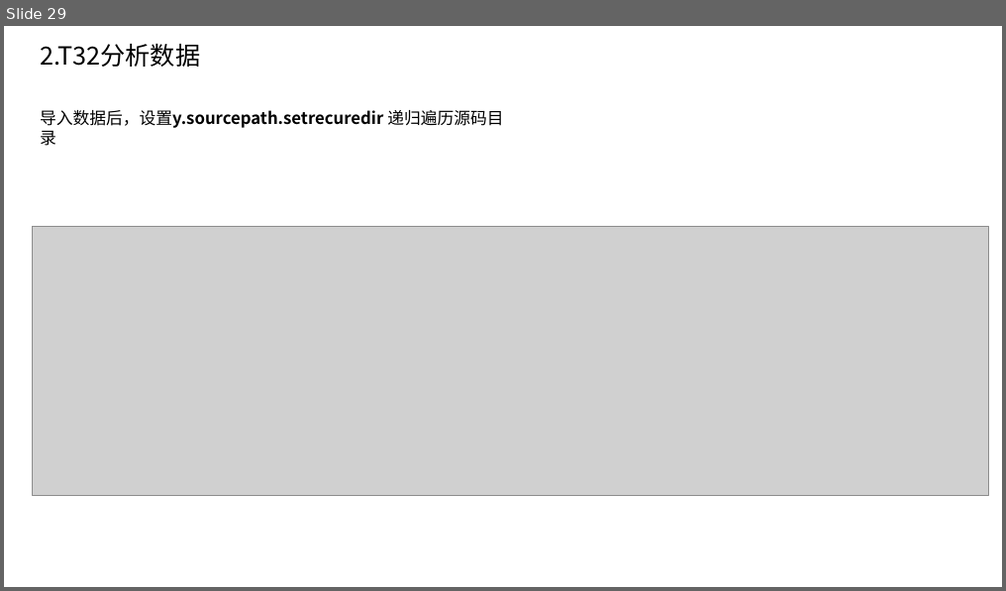
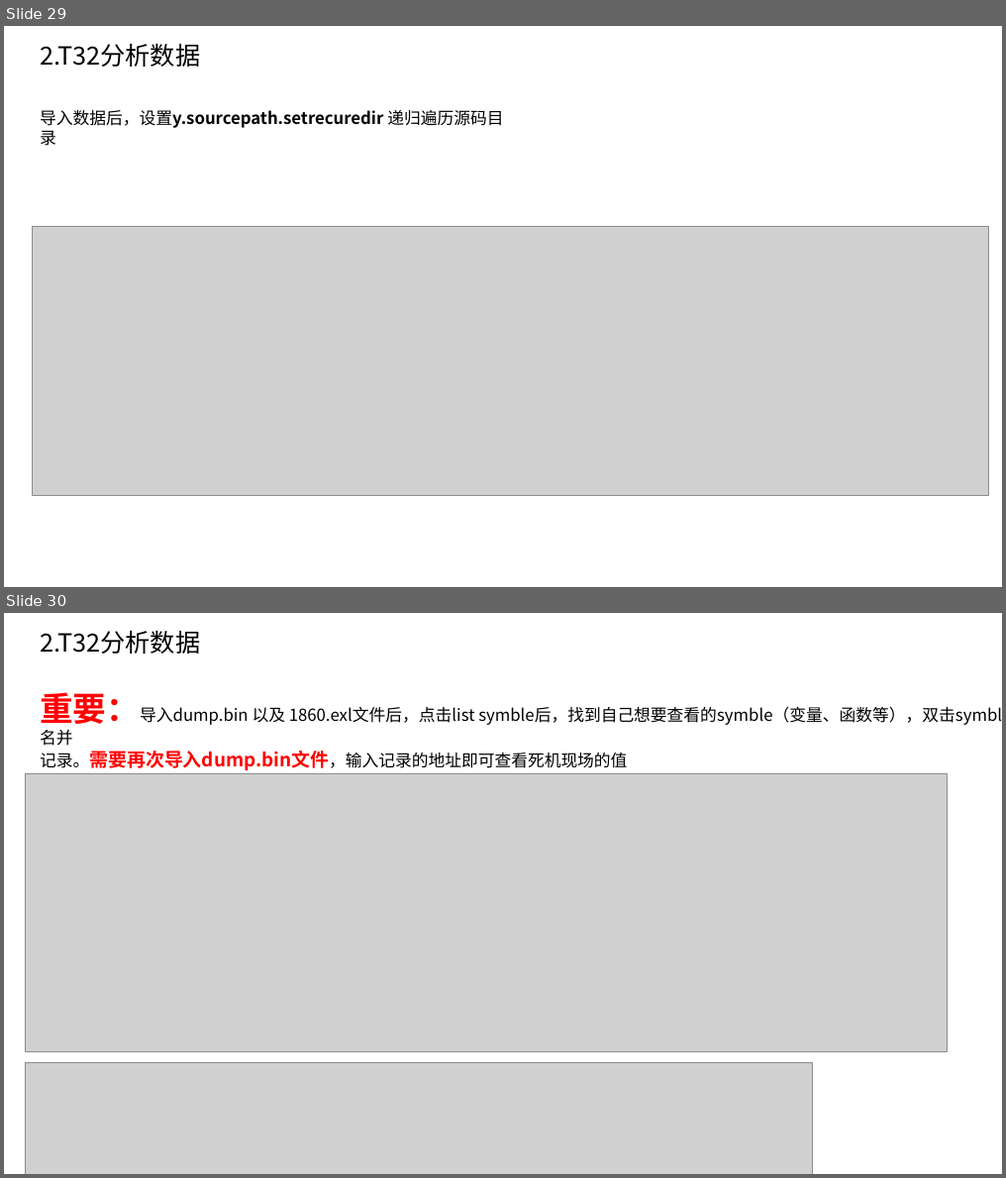
Before and after one commit to Meov/dump_modem_tools, a slide deck: 必读文档/CP-ARM调试工具使用说明书.pptx. Shown one above the other, each under a label of ours: slide 29 before the commit, slides 29 and 30 after it. The pictures are 1006x591 and 1006x1178 pixels, drawn with LibreOffice and Linux fonts; fonts in the diff are those of the drawing; grey boxes stand for pictures. Boxes give left, top, right and bottom in pixels: in the first picture for what was removed or moved away, otherwise in the second. Text is boxed around its words. In the diff, an @@ line names an element or a change of style, - is before the commit and + after.

```diff
--- a/必读文档/CP-ARM调试工具使用说明书.pptx
+++ b/必读文档/CP-ARM调试工具使用说明书.pptx
@@ slide 30 added at <box>4,613,1002,1174</box>, background #FFFFFF @@
@@ text added at <box>40,630,200,654</box>, 24 pt, text #000000 @@
+2.T32分析数据
@@ text added at <box>40,692,1002,770</box>, 16 pt, text #000000 @@
+重要：导入dump.bin 以及 1860.exl文件后，点击list symble后，找到自己想要查看的symble（变量、函数等），双击symble 名并
+记录。需要再次导入dump.bin文件，输入记录的地址即可查看死机现场的值
@@ picture added at <box>25,773,947,1052</box> @@
@@ picture added at <box>25,1062,813,1174</box> @@
```
Also in this commit, not shown: 1 slide removed.
